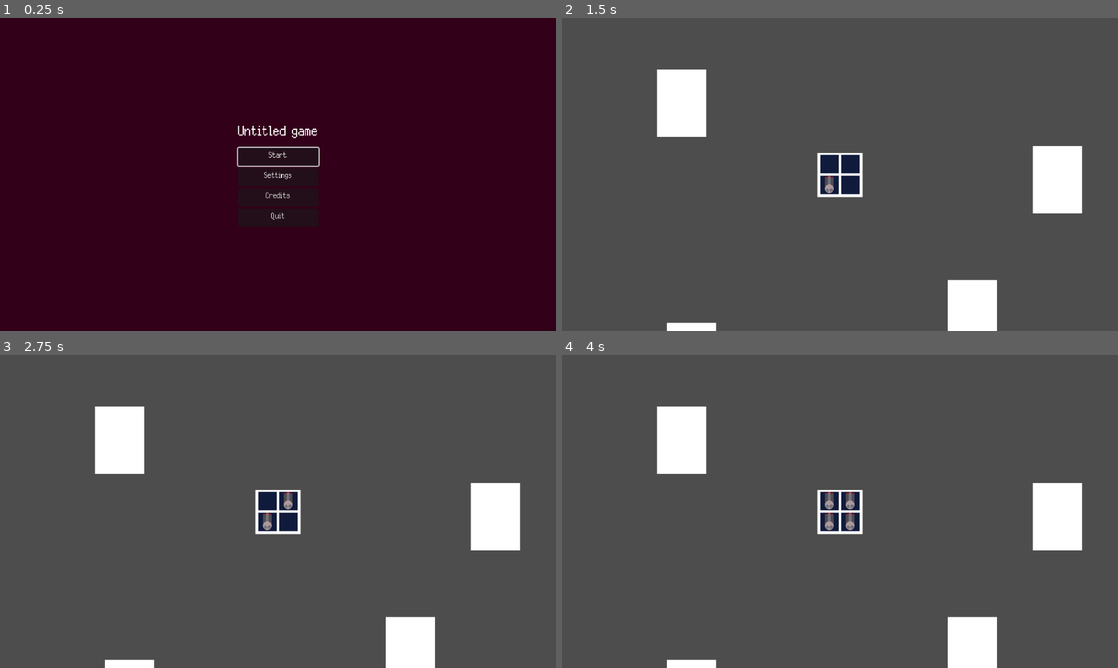
Above: before the commit, frames 1-4 (two rows, left to right).
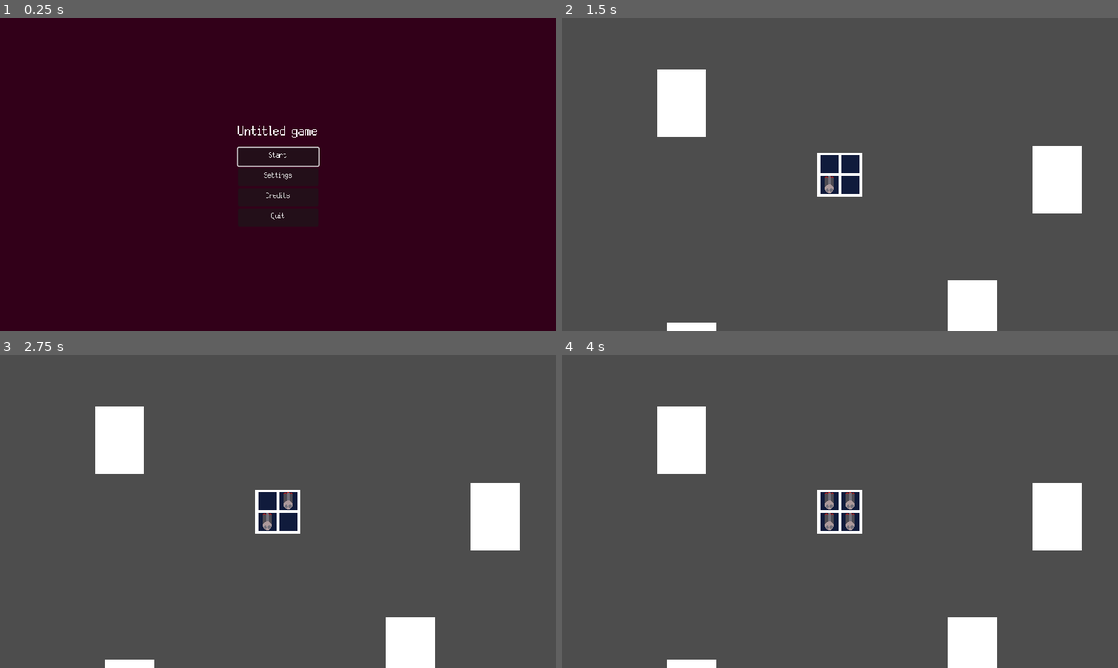
Above: after the commit, the same moments.

Repository: colinbellino/ludum-dare-53
Game: Godot game, scene res://game/main_menu/TitleUI.tscn
The game is run twice, just before and just after one commit, with the same random seed, the same clock (stepped at 60 frames per second) and the same inputs. Sound files missing from this copy of the repository are replaced by a short silence.
Inputs (mouse positions are in pixels of both pictures, inside the frame that each line leads up to):
- Up to frame 1 (0.25 s): no input
- Up to frame 2 (1.5 s): click "Start" at 0.5 s; tap Enter at 1.25 s; move the mouse to (828, 183) at 1.27 s; press the mouse at (828, 183) at 1.28 s
- Up to frame 3 (2.75 s): tap Space at 2 s; move the mouse to (289, 502) at 2.02 s; release the mouse at (289, 502) at 2.03 s; click (289, 502) at 2.1 s
- Up to frame 4 (4 s): tap Enter at 2.75 s; move the mouse to (828, 502) at 2.77 s; press the mouse at (828, 502) at 2.78 s; tap Space at 3.5 s; move the mouse to (851, 520) at 3.52 s; release the mouse at (851, 520) at 3.53 s; click (851, 520) at 3.6 s

The runs differ from the first frame. In frame 1, 0.2% of the frame differs, in the area x 42-58%, y 34-65%; in frame 2, 0.3%; in frame 3, 0.3%; in frame 4, 0.4%, in the area x 17-94%, y 16-100%.

Commit message:
(Disabled) CRT shader now has multi-sampled scanlines

Diff:
--- a/assets/shaders/crt_shader.gdshader
+++ b/assets/shaders/crt_shader.gdshader
@@ -20,19 +20,37 @@
     return uv;
 }
 
+float scanline_sample(vec2 uv)
+{
+	vec2 pixel_coordinate = uv*screen_size;
+	return abs(mod(pixel_coordinate.y, 1.0)-0.5)*scanline_size;
+}
+
+float scanline_multi_sample(vec2 uv, vec2 dxd, vec2 dyd)
+{
+	vec2 kernel[9] = vec2[9](vec2(-1.,1.), vec2(0.,1.), vec2(1.,1.),
+						vec2(-1.,0.), vec2(0.,0.), vec2(1.,0.),
+						vec2(-1.,-1.), vec2(0.,-1.), vec2(1.,-1.));
+	float value = 0.0;
+	for(int i = 0; i<9; i++)
+	{
+		value += scanline_sample(uv + kernel[i].x * dxd + kernel[i].x * dyd);
+	}
+	return value / 9.0;
+}
+
 void fragment()
 {
 	vec2 uv = UV;
 	uv = brownConradyDistortion(uv, distortion, distortion_tweak);
-
-	vec2 pixel_coordinate = uv*screen_size;
 
 	vec4 bleeding_color = textureGrad(screen, uv, bleed_size/screen_size, bleed_size/screen_size);
 	vec4 current_color = texture(screen, uv);
 
 	vec4 c = current_color;
 	// TODO: Figure out analytical scanline formula to avoid artifacts
-	vec4 scanline = scanline_color * vec4(1.0, 1.0, 1.0, abs(mod(pixel_coordinate.y, 1.0)-0.5)*scanline_size);
+	// TODONE: Settle on multi sampling for now
+	vec4 scanline = scanline_color * vec4(1.0, 1.0, 1.0, scanline_multi_sample(uv, dFdx(uv)*0.5, dFdy(uv)*0.5));
 	c = current_color + bleeding_color * bleed;
 	c.rgb = mix(c.rgb, scanline.rgb, scanline.a);
 	COLOR = c;
--- a/assets/shaders/crt_shader.tres
+++ b/assets/shaders/crt_shader.tres
@@ -4,7 +4,7 @@
 
 [resource]
 shader = ExtResource("1_tgmar")
-shader_parameter/screen_size = Vector2(960, 540)
+shader_parameter/screen_size = Vector2(480, 270)
 shader_parameter/bleed_size = Vector2(5, 3)
 shader_parameter/scanline_color = Quaternion(1, 1, 1, 1)
 shader_parameter/scanline_size = 0.411
--- a/project.godot
+++ b/project.godot
@@ -37,8 +37,10 @@
 
 window/size/viewport_width=960
 window/size/viewport_height=540
-window/stretch/mode="viewport"
+window/stretch/mode="canvas_items"
 window/stretch/aspect="expand"
+window/default_signal_callback_name="_on_{node_name}_{signal_name}"
+window/default_signal_callback_to_self_name="_on_{signal_name}"
 
 [dotnet]
 
--- a/scripts/autoload/Overlay.tscn
+++ b/scripts/autoload/Overlay.tscn
@@ -1,7 +1,21 @@
-[gd_scene load_steps=2 format=3 uid="uid://cky5707ktpod7"]
+[gd_scene load_steps=3 format=3 uid="uid://cky5707ktpod7"]
 
 [ext_resource type="Script" path="res://scripts/autoload/Overlay.gd" id="1_51b2p"]
+[ext_resource type="Material" uid="uid://ckd4lecmbhh4l" path="res://assets/shaders/crt_shader.tres" id="2_xm84n"]
 
 [node name="Overlay" type="CanvasLayer"]
 layer = 100
 script = ExtResource("1_51b2p")
+
+[node name="CanvasLayer" type="CanvasLayer" parent="."]
+layer = 128
+visible = false
+
+[node name="CRTShader" type="ColorRect" parent="CanvasLayer"]
+material = ExtResource("2_xm84n")
+anchors_preset = 15
+anchor_right = 1.0
+anchor_bottom = 1.0
+grow_horizontal = 2
+grow_vertical = 2
+mouse_filter = 2
